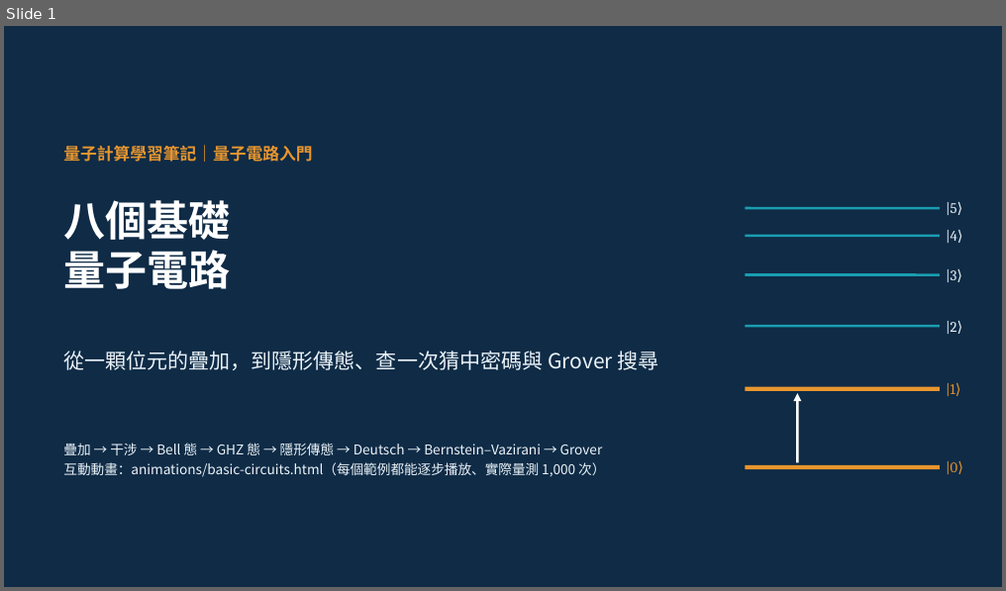
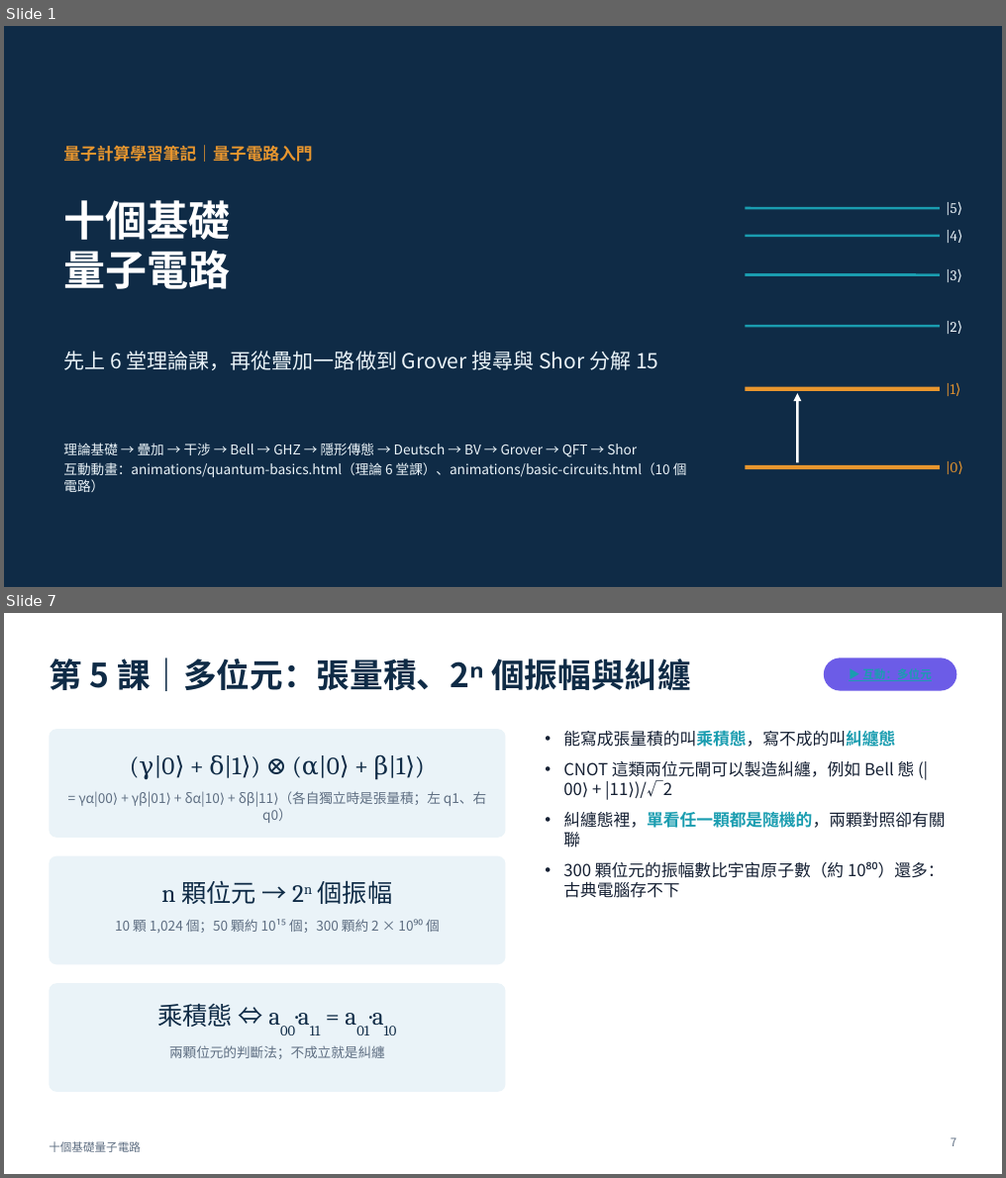
Before and after one commit to pcpcchen-coder/QuantumComputing, a slide deck: slides/output/basic-circuits.pptx. Shown one above the other, each under a label of ours: slide 1 before the commit, slides 1 and 7 after it; the slides between them are not shown. The pictures are 1006x591 and 1006x1178 pixels, drawn with LibreOffice and Linux fonts; fonts in the diff are those of the drawing. Boxes give left, top, right and bottom in pixels: in the first picture for what was removed or moved away, otherwise in the second. Text is boxed around its words. In the diff, an @@ line names an element or a change of style, - is before the commit and + after.

```diff
--- a/slides/output/basic-circuits.pptx
+++ b/slides/output/basic-circuits.pptx
@@ slide 7 added at bbox=[4, 613, 1002, 1174], background #FFFFFF @@
@@ title added at bbox=[49, 658, 691, 691], 32 pt, text #0F2B46, bold @@
+第 5 課｜多位元：張量積、2ⁿ 個振幅與糾纏
@@ rounded rectangle added at bbox=[824, 658, 957, 691], fill #6C5CE7 @@
@@ rounded rectangle added at bbox=[49, 729, 506, 838], fill #EAF3F8 @@
@@ text added at bbox=[563, 730, 944, 898], 16 pt, text #152033 @@
+• 能寫成張量積的叫乘積態，寫不成的叫糾纏態
+• CNOT 這類兩位元閘可以製造糾纏，例如 Bell 態 (|00⟩ + |11⟩)/√2
+• 糾纏態裡，單看任一顆都是隨機的，兩顆對照卻有關聯
+• 300 顆位元的振幅數比宇宙原子數（約 10⁸⁰）還多：古典電腦存不下
@@ text added at bbox=[139, 755, 405, 780], 24 pt, text #0F2B46 @@
+(γ|0⟩ + δ|1⟩) ⊗ (α|0⟩ + β|1⟩)
@@ text added at bbox=[78, 791, 486, 823], 13 pt, text #5E6E82 @@
+= γα|00⟩ + γβ|01⟩ + δα|10⟩ + δβ|11⟩（各自獨立時是張量積；左 q1、右 q0）
@@ rounded rectangle added at bbox=[49, 857, 506, 964], fill #EAF3F8 @@
@@ text added at bbox=[161, 881, 393, 904], 24 pt, text #0F2B46 @@
+n 顆位元 → 2n 個振幅
@@ text added at bbox=[115, 920, 440, 934], 13 pt, text #5E6E82 @@
+10 顆 1,024 個；50 顆約 10¹⁵ 個；300 顆約 2 × 10⁹⁰ 個
@@ rounded rectangle added at bbox=[49, 983, 506, 1092], fill #EAF3F8 @@
@@ text added at bbox=[157, 1003, 233, 1027], 24 pt, text #0F2B46 @@
+乘積態 ⇔ a00·a11 = a01·a10
@@ text added at bbox=[169, 1046, 385, 1059], 13 pt, text #5E6E82 @@
+兩顆位元的判斷法；不成立就是糾纏
@@ text added at bbox=[49, 1142, 141, 1153], 11 pt, text #5E6E82 @@
+十個基礎量子電路
@@ page number added at bbox=[950, 1138, 956, 1147], 11 pt, text #5E6E82 @@
+7
@@ slide 1 changed as well @@
@@ title at bbox=[63, 200, 230, 240]: text changed @@
-八個基礎
+十個基礎
@@ text at bbox=[63, 351, 658, 371]: text changed @@
-從一顆位元的疊加，到隱形傳態、查一次猜中密碼與 Grover 搜尋
+先上 6 堂理論課，再從疊加一路做到 Grover 搜尋與 Shor 分解 15
@@ text at bbox=[63, 443, 687, 492]: text changed @@
-疊加 → 干涉 → Bell 態 → GHZ 態 → 隱形傳態 → Deutsch → Bernstein–Vazirani → Grover
-互動動畫：animations/basic-circuits.html（每個範例都能逐步播放、實際量測 1,000 次）
+理論基礎 → 疊加 → 干涉 → Bell → GHZ → 隱形傳態 → Deutsch → BV → Grover → QFT → Shor
+互動動畫：animations/quantum-basics.html（理論 6 堂課）、animations/basic-circuits.html（10 個電路）
```
Also in this commit, not shown: 31 other slides changed, 15 other slides added, 21 other files.
